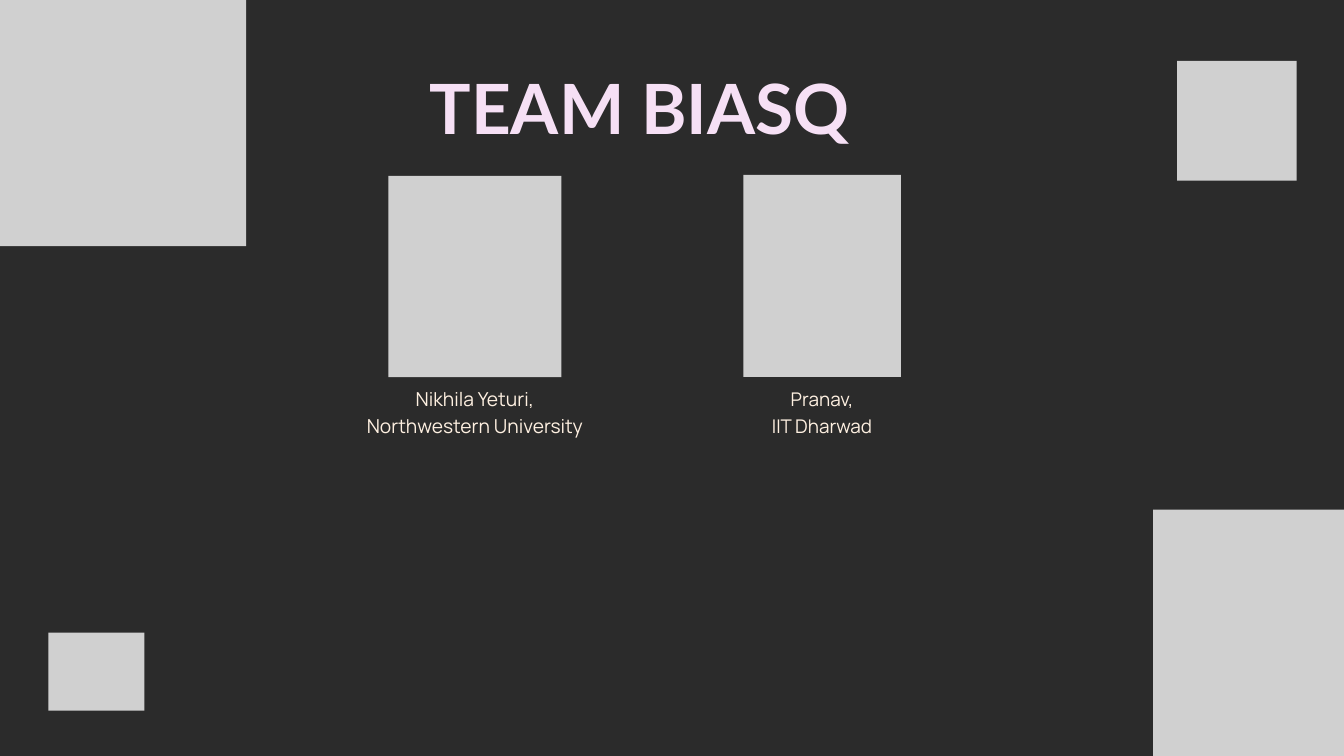
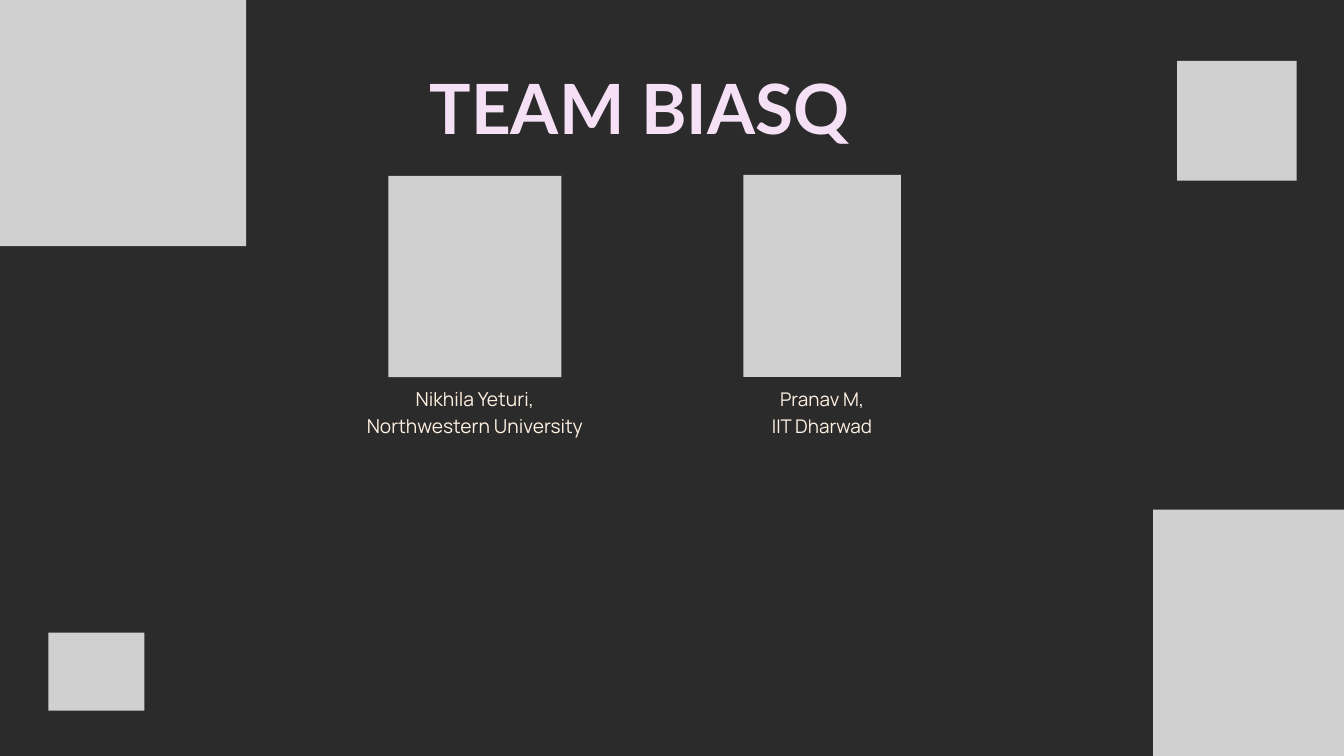
Before and after one commit to NikhiSharma/Wiser-Quantum-Walks-project, a slide deck: slide 13 of Quantum walks.pptx. Drawn at 1344x756 pixels with LibreOffice and Linux fonts; fonts in the diff are those of the drawing; grey boxes stand for pictures; background and template pictures are left out; a plain dark background stands for a picture behind light text. Boxes give left, top, right and bottom in pixels: in the first picture for what was removed or moved away, otherwise in the second. Text is boxed around its words. In the diff, an @@ line names an element or a change of style, - is before the commit and + after.

```diff
--- a/Quantum walks.pptx
+++ b/Quantum walks.pptx
@@ text at [780, 392, 864, 408]: text changed @@
-Pranav,
+Pranav M,
```
